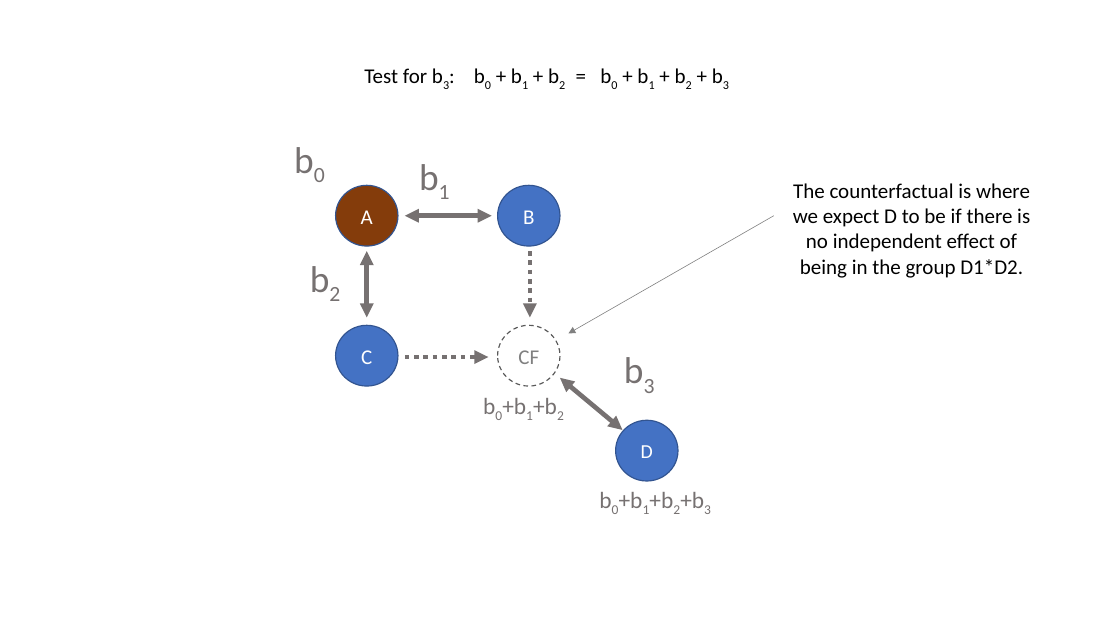
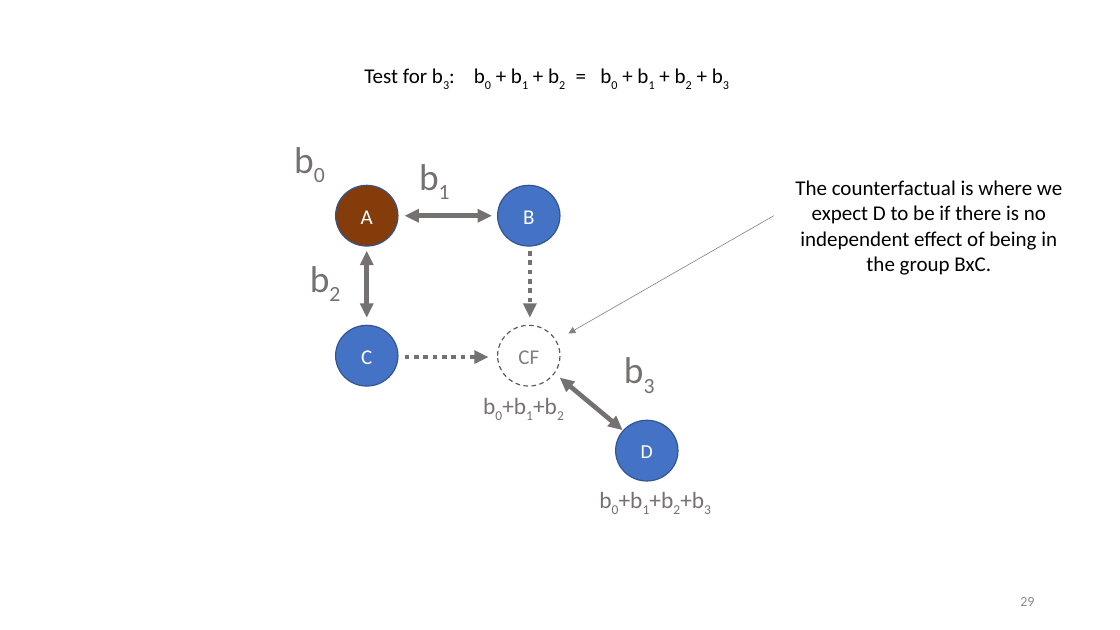
Before and after one commit to Watts-College/cpp-523-fall-2021, a slide deck: slide 29 of lectures/hypotheses-tests-with-dummy-variables.pptx (slide 27 before the commit). Drawn at 1120x630 pixels with LibreOffice and Linux fonts; fonts in the diff are those of the drawing. Boxes give left, top, right and bottom in pixels: in the first picture for what was removed or moved away, otherwise in the second. Text is boxed around its words. In the diff, an @@ line names an element or a change of style, - is before the commit and + after.

```diff
--- a/lectures/hypotheses-tests-with-dummy-variables.pptx
+++ b/lectures/hypotheses-tests-with-dummy-variables.pptx
@@ text at [795, 180, 1062, 275]: text changed @@
-The counterfactual is where we expect D to be if there is no independent effect of being in the group D1*D2.
+The counterfactual is where we expect D to be if there is no independent effect of being in the group BxC.
@@ page number added at [1020, 597, 1034, 606], 12 pt, text #8C8C8C @@
+29
```
Also in this commit, not shown: 31 other slides changed, 3 slides added, 1 other file.
